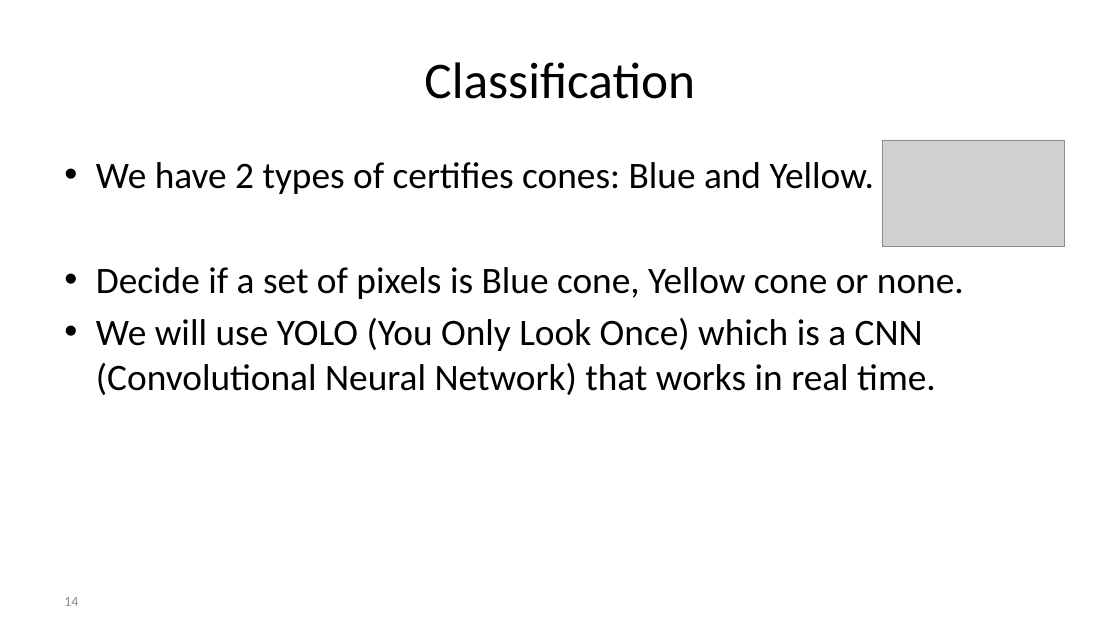
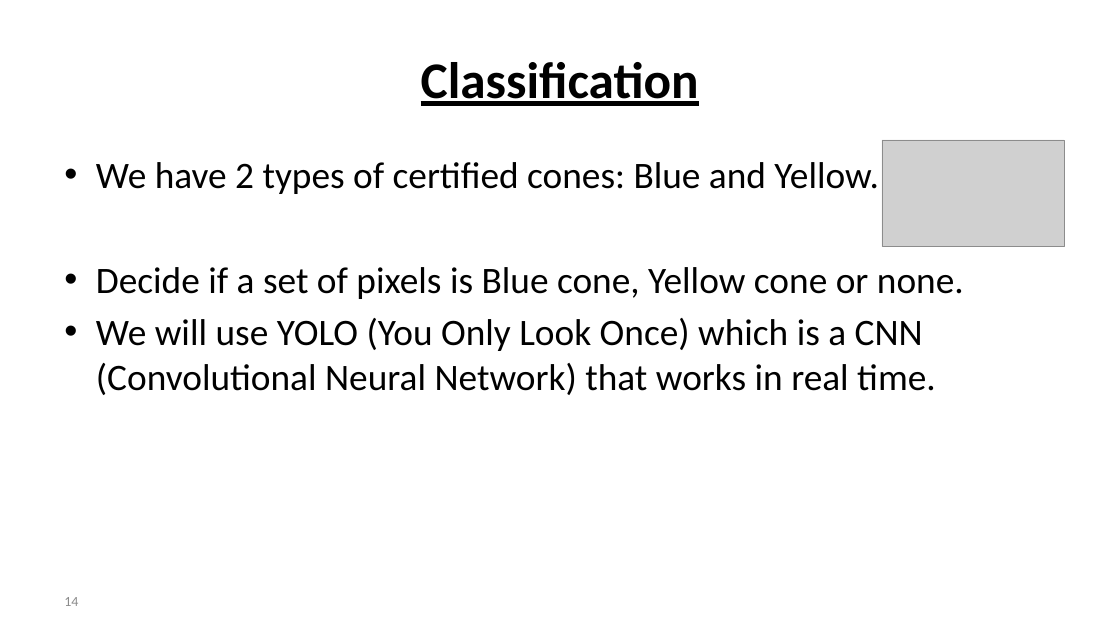
Before and after one commit to tomnorman/cone_slam, a slide deck: slide 14 of presentation.pptx. Drawn at 1120x630 pixels with LibreOffice and Linux fonts; fonts in the diff are those of the drawing; grey boxes stand for pictures. Boxes give left, top, right and bottom in pixels: in the first picture for what was removed or moved away, otherwise in the second. Text is boxed around its words. In the diff, an @@ line names an element or a change of style, - is before the commit and + after.

```diff
--- a/presentation.pptx
+++ b/presentation.pptx
@@ title "Classification" at (421,62,699,106): bold on, underline on @@
@@ text at (96,162,878,194): text changed @@
-• We have 2 types of certifies cones: Blue and Yellow.
+• We have 2 types of certified cones: Blue and Yellow.
```
Also in this commit, not shown: 5 other slides changed.
